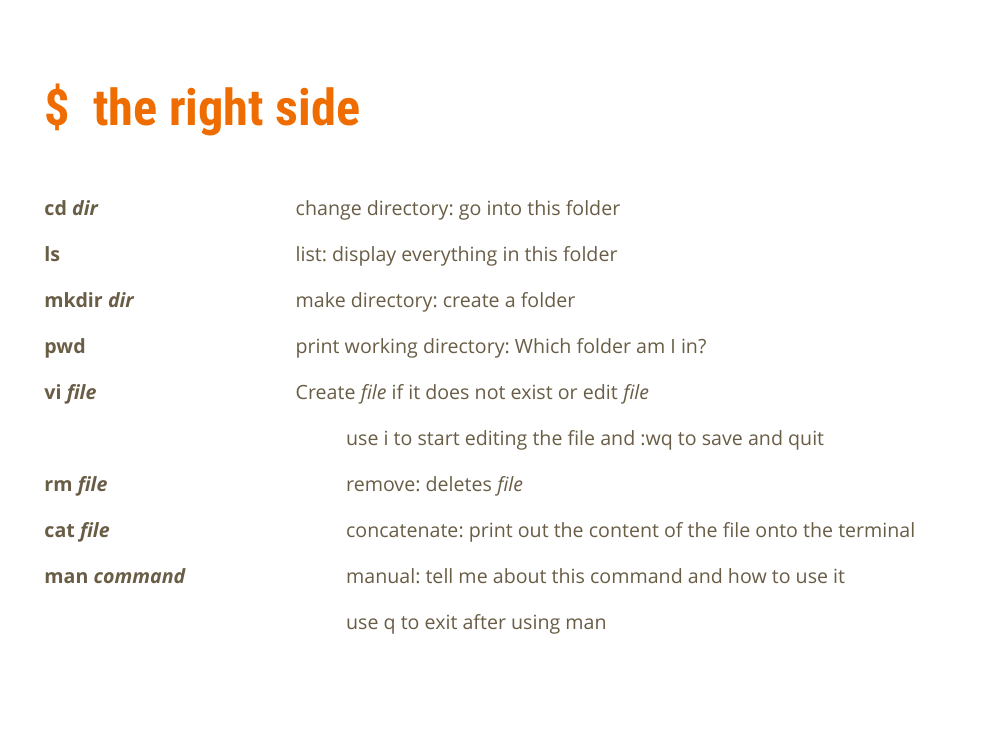
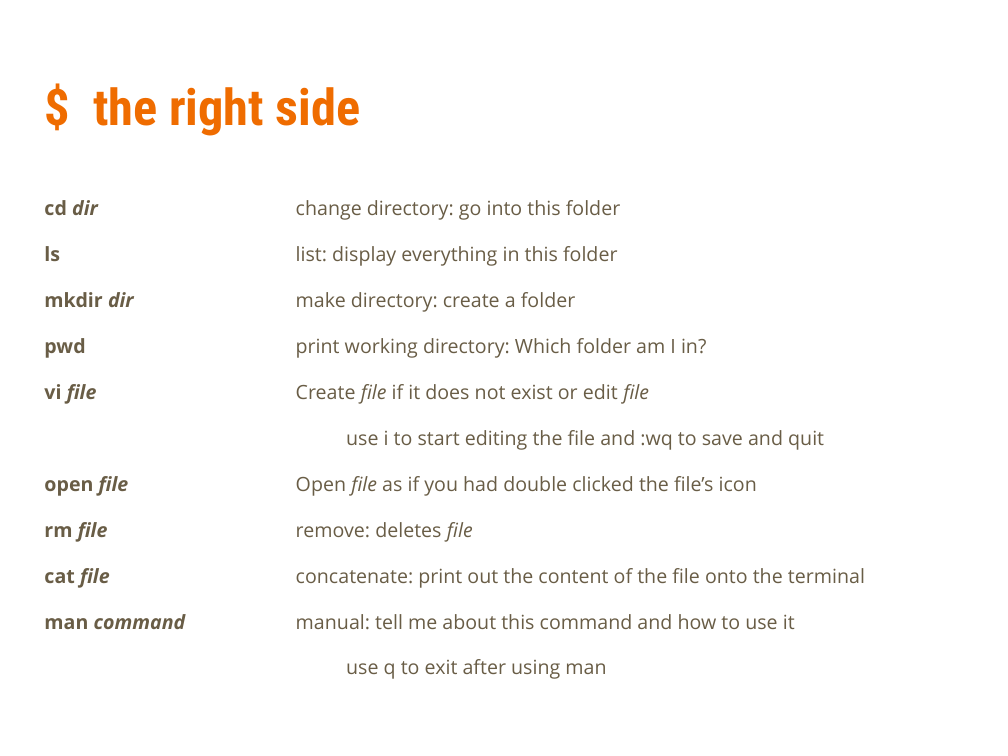
Before and after one commit to linkedin/high-school-trainee, a slide deck: slide 8 of Week_1/Lectures/1.2_Terminal.pptx. Drawn at 1008x756 pixels with LibreOffice and Linux fonts; fonts in the diff are those of the drawing. Boxes give left, top, right and bottom in pixels: in the first picture for what was removed or moved away, otherwise in the second. Text is boxed around its words. In the diff, an @@ line names an element or a change of style, - is before the commit and + after.

```diff
--- a/Week_1/Lectures/1.2_Terminal.pptx
+++ b/Week_1/Lectures/1.2_Terminal.pptx
@@ text at bbox=[44, 200, 186, 629]: less space between paragraphs @@
@@ text at bbox=[296, 200, 865, 679]: less space between paragraphs @@
@@ text at bbox=[44, 476, 129, 496]: paragraph added @@
+open file
@@ text at bbox=[296, 476, 757, 496]: paragraph added @@
+Open file as if you had double clicked the file’s icon
```
Also in this commit, not shown: 5 other slides changed, 3 other files.
